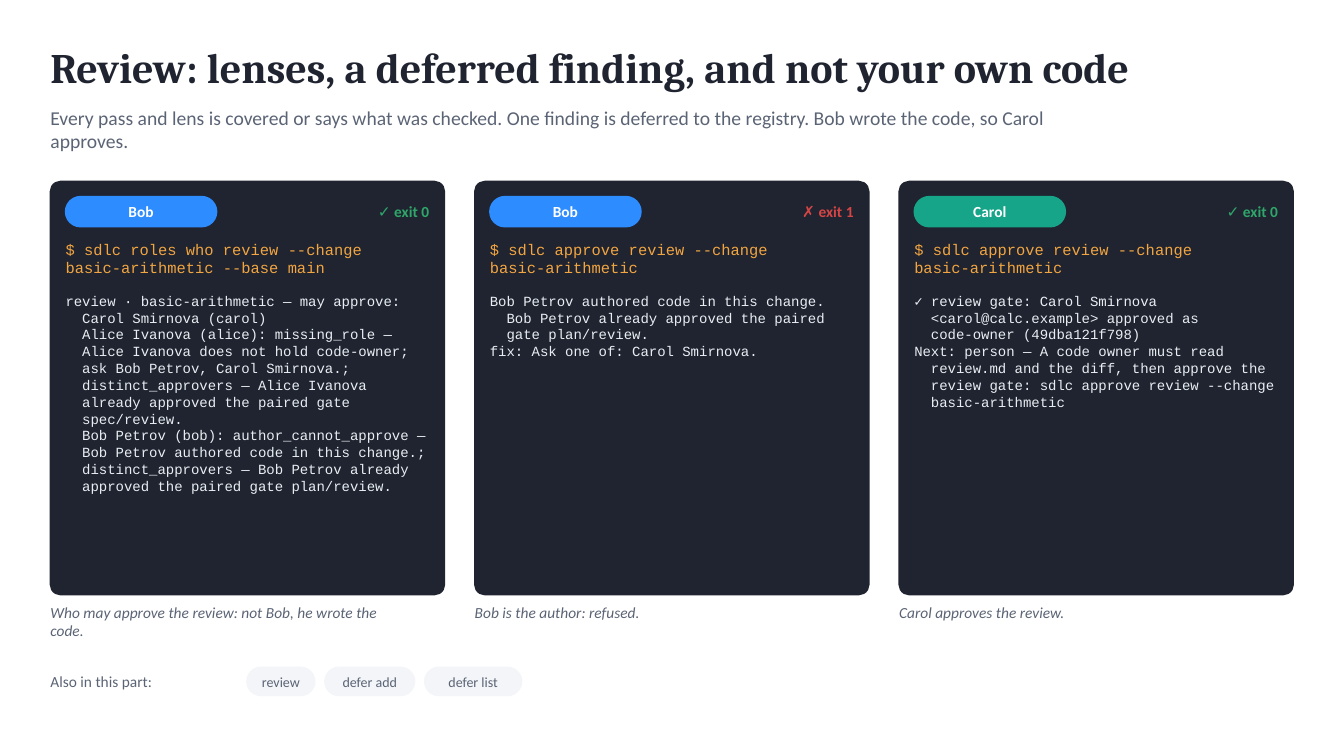
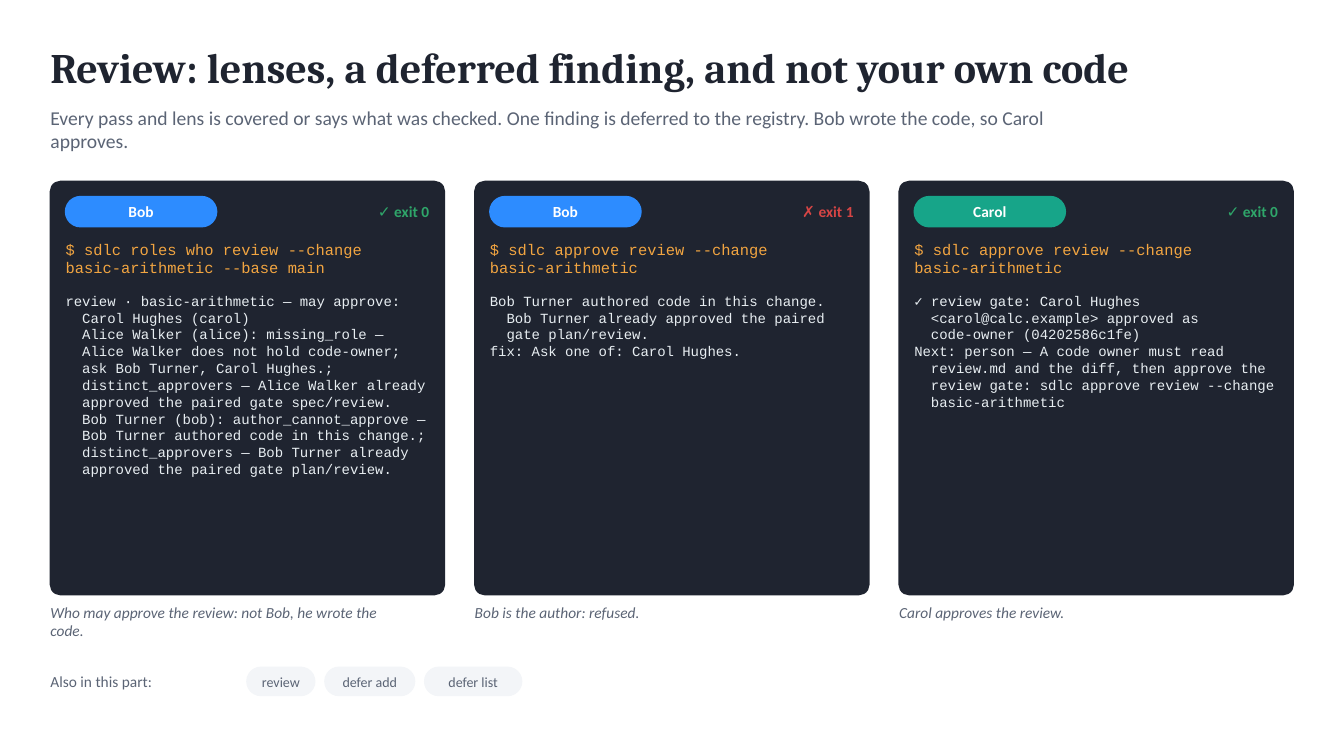
Before and after one commit to marin-ai-tech/sdlc, a slide deck: slide 12 of docs/demo/scdl-calculator-demo.en.pptx (slide 10 before the commit). Drawn at 1344x756 pixels with LibreOffice and Linux fonts; fonts in the diff are those of the drawing. Boxes give left, top, right and bottom in pixels: in the first picture for what was removed or moved away, otherwise in the second. Text is boxed around its words. In the diff, an @@ line names an element or a change of style, - is before the commit and + after.

```diff
--- a/docs/demo/scdl-calculator-demo.en.pptx
+++ b/docs/demo/scdl-calculator-demo.en.pptx
@@ text at bbox=[490, 296, 825, 326]: text changed @@
-Bob Petrov authored code in this change.
-Bob Petrov already approved the paired
+Bob Turner authored code in this change.
+Bob Turner already approved the paired
@@ text at bbox=[931, 296, 1140, 309]: text changed @@
-✓ review gate: Carol Smirnova
+✓ review gate: Carol Hughes
@@ text at bbox=[82, 313, 426, 460]: text changed @@
-Carol Smirnova (carol)
-Alice Ivanova (alice): missing_role —
-Alice Ivanova does not hold code-owner;
-ask Bob Petrov, Carol Smirnova.;
-distinct_approvers — Alice Ivanova
-already approved the paired gate
-spec/review.
-Bob Petrov (bob): author_cannot_approve —
-Bob Petrov authored code in this change.;
-distinct_approvers — Bob Petrov already
+Carol Hughes (carol)
+Alice Walker (alice): missing_role —
+Alice Walker does not hold code-owner;
+ask Bob Turner, Carol Hughes.;
+distinct_approvers — Alice Walker already
+approved the paired gate spec/review.
+Bob Turner (bob): author_cannot_approve —
+Bob Turner authored code in this change.;
+distinct_approvers — Bob Turner already
@@ text at bbox=[931, 329, 1140, 342]: text changed @@
-code-owner (49dba121f798)
+code-owner (04202586c1fe)
@@ text at bbox=[490, 346, 741, 359]: text changed @@
-fix: Ask one of: Carol Smirnova.
+fix: Ask one of: Carol Hughes.
```
Also in this commit, not shown: 10 other slides changed, 3 slides added, 37 other files.
